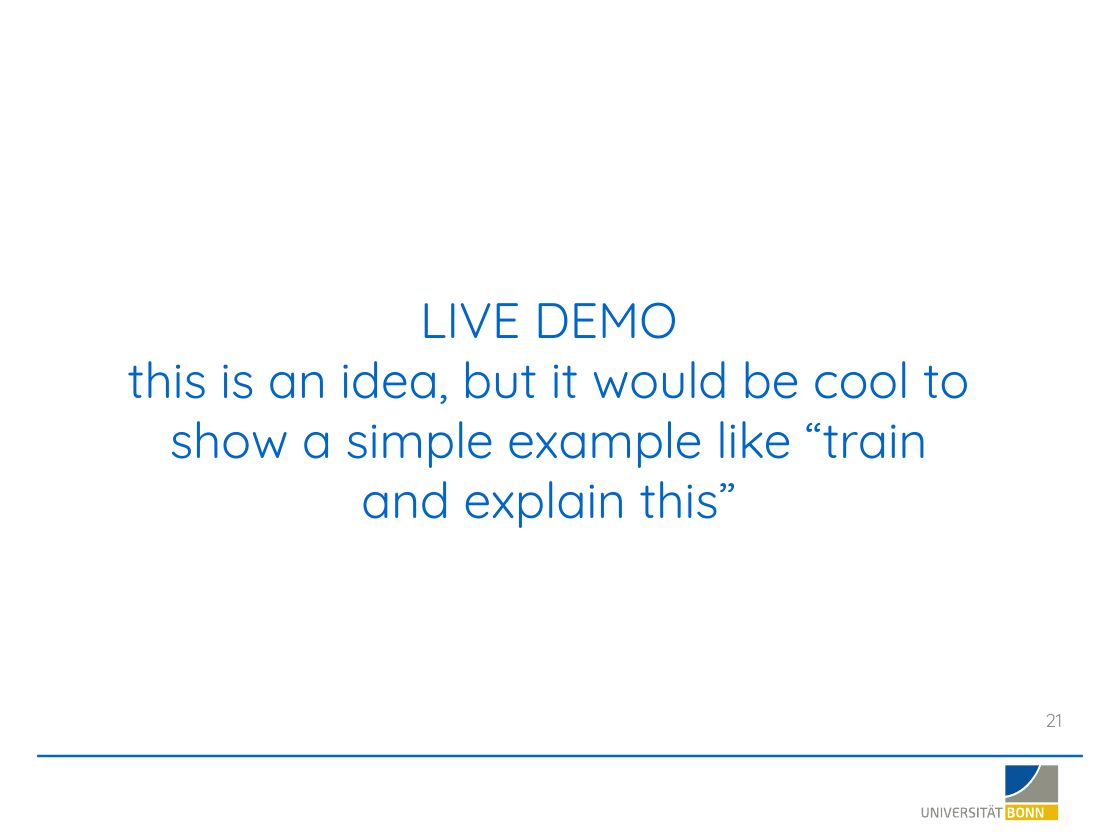
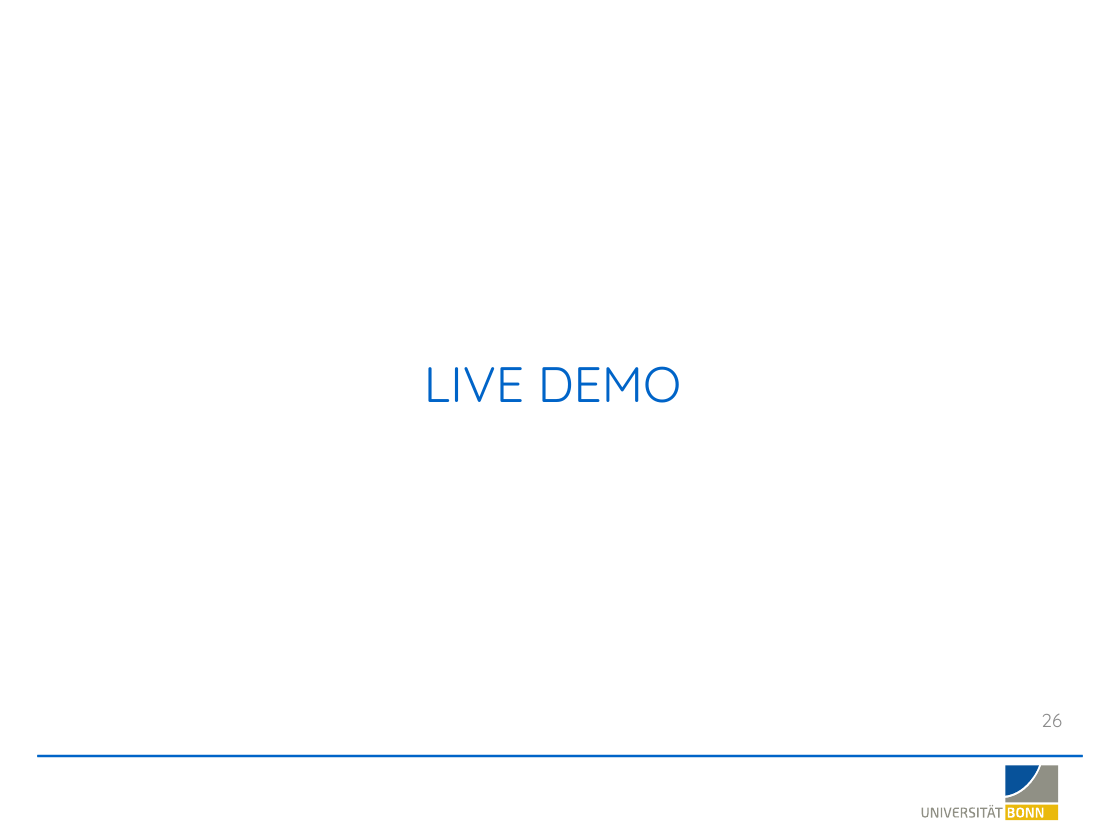
Before and after one commit to LSI-Uni-Bonn/ChemicHAL, a slide deck: slide 26 of slides/AI_Agent_Explainability.pptx (slide 21 before the commit). Drawn at 1120x840 pixels with LibreOffice and Linux fonts; fonts in the diff are those of the drawing; background and template pictures are left out. Boxes give left, top, right and bottom in pixels: in the first picture for what was removed or moved away, otherwise in the second. Text is boxed around its words. In the diff, an @@ line names an element or a change of style, - is before the commit and + after.

Commit message:
Update AI Agent Explainability presentation slides

```diff
--- a/slides/AI_Agent_Explainability.pptx
+++ b/slides/AI_Agent_Explainability.pptx
@@ title at [424, 366, 681, 403]: text changed @@
-LIVE DEMO
-this is an idea, but it would be cool to show a simple example like “train and explain this”
+LIVE DEMO
@@ page number at [1041, 714, 1062, 727]: text changed @@
-21
+26
```
Also in this commit, not shown: 2 other slides changed, 5 slides added.
